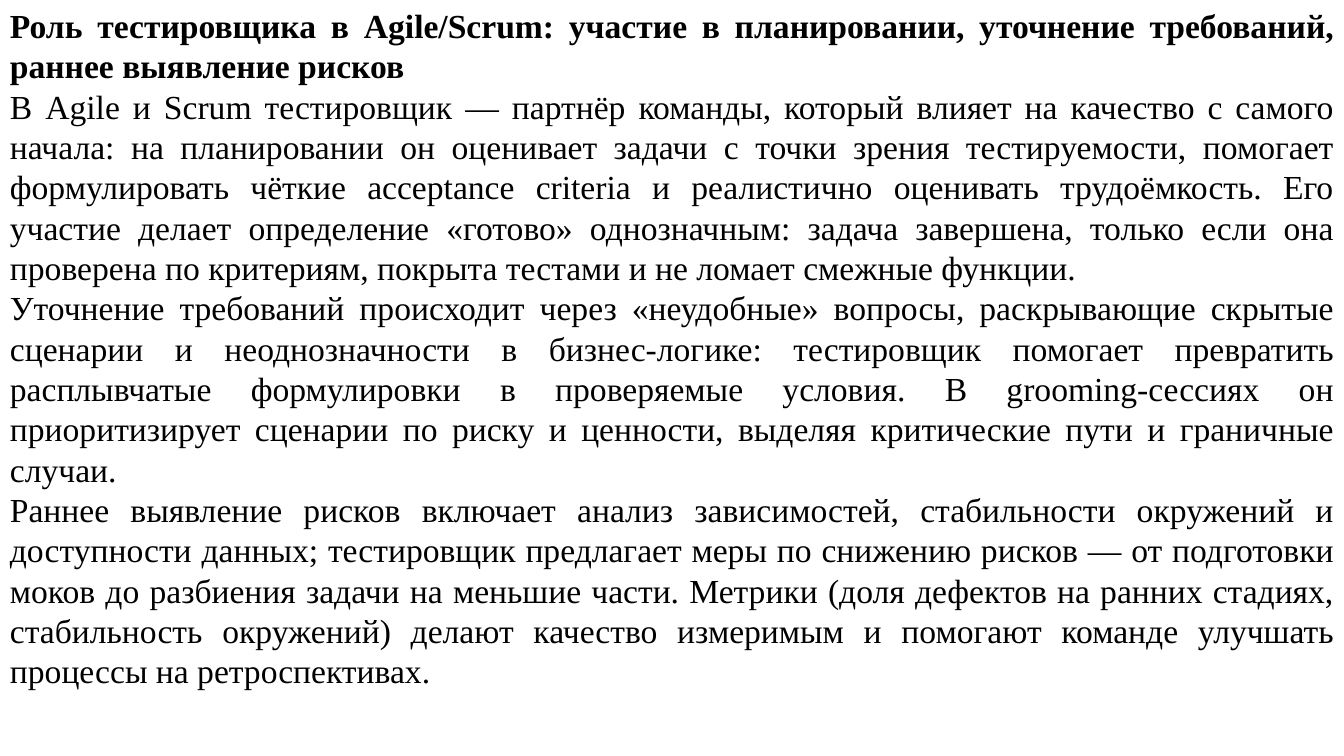
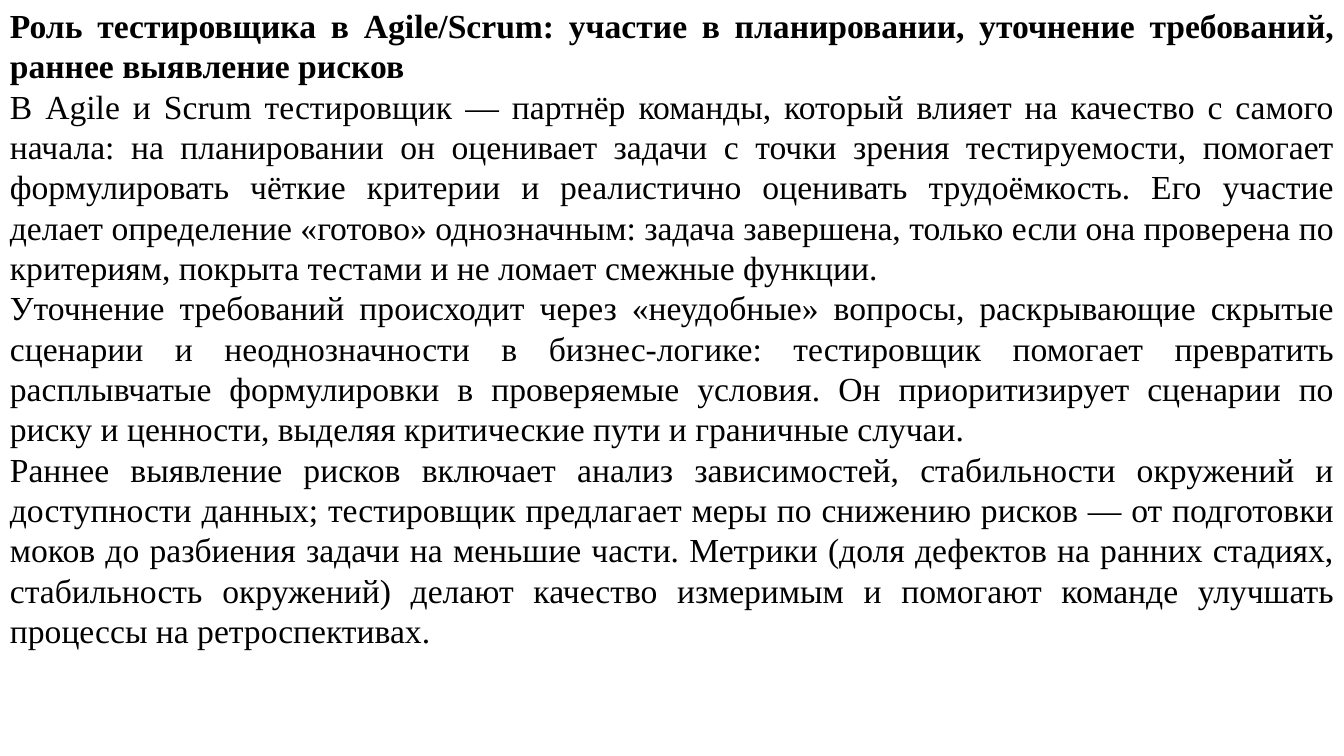
Before and after one commit to mbdatateach/site, a slide deck: slide 8 of УК/лекции/УК Лекция 6.pptx. Drawn at 1344x756 pixels with LibreOffice and Linux fonts; fonts in the diff are those of the drawing. Boxes give left, top, right and bottom in pixels: in the first picture for what was removed or moved away, otherwise in the second. Text is boxed around its words. In the diff, an @@ line names an element or a change of style, - is before the commit and + after.

```diff
--- a/УК/лекции/УК Лекция 6.pptx
+++ b/УК/лекции/УК Лекция 6.pptx
@@ text at box(10, 95, 1334, 448): text changed @@
-В Agile и Scrum тестировщик — партнёр команды, который влияет на качество с самого начала: на планировании он оценивает задачи с точки зрения тестируемости, помогает формулировать чёткие acceptance criteria и реалистично оценивать трудоёмкость. Его участие делает определение «готово» однозначным: задача завершена, только если она проверена по критериям, покрыта тестами и не ломает смежные функции.
-Уточнение требований происходит через «неудобные» вопросы, раскрывающие скрытые сценарии и неоднозначности в бизнес‑логике: тестировщик помогает превратить расплывчатые формулировки в проверяемые условия. В grooming‑сессиях он приоритизирует сценарии по риску и ценности, выделяя критические пути и граничные случаи.
+В Agile и Scrum тестировщик — партнёр команды, который влияет на качество с самого начала: на планировании он оценивает задачи с точки зрения тестируемости, помогает формулировать чёткие критерии и реалистично оценивать трудоёмкость. Его участие делает определение «готово» однозначным: задача завершена, только если она проверена по критериям, покрыта тестами и не ломает смежные функции.
+Уточнение требований происходит через «неудобные» вопросы, раскрывающие скрытые сценарии и неоднозначности в бизнес‑логике: тестировщик помогает превратить расплывчатые формулировки в проверяемые условия. Он приоритизирует сценарии по риску и ценности, выделяя критические пути и граничные случаи.
```
Also in this commit, not shown: 4 other files.
